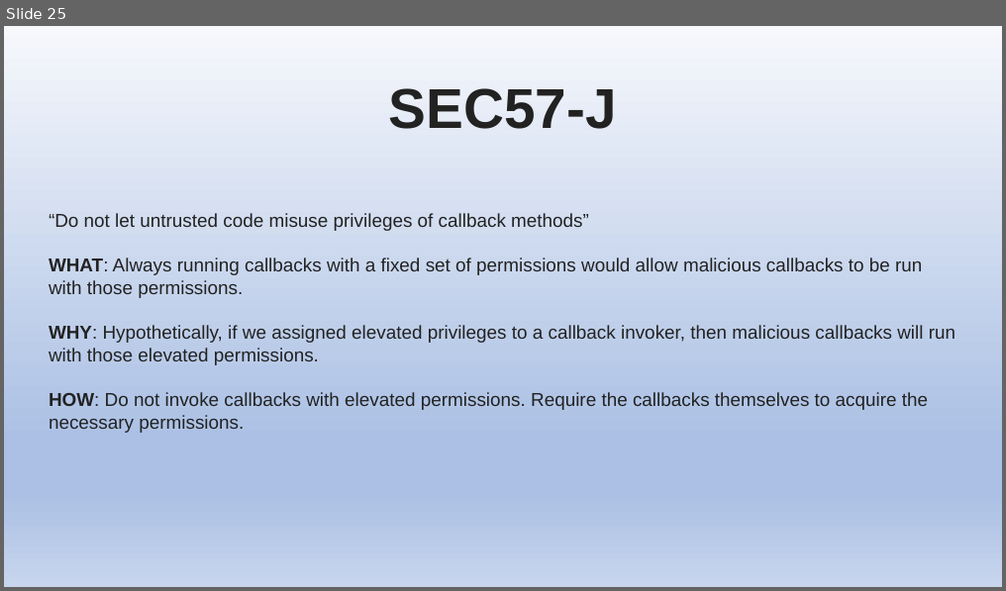
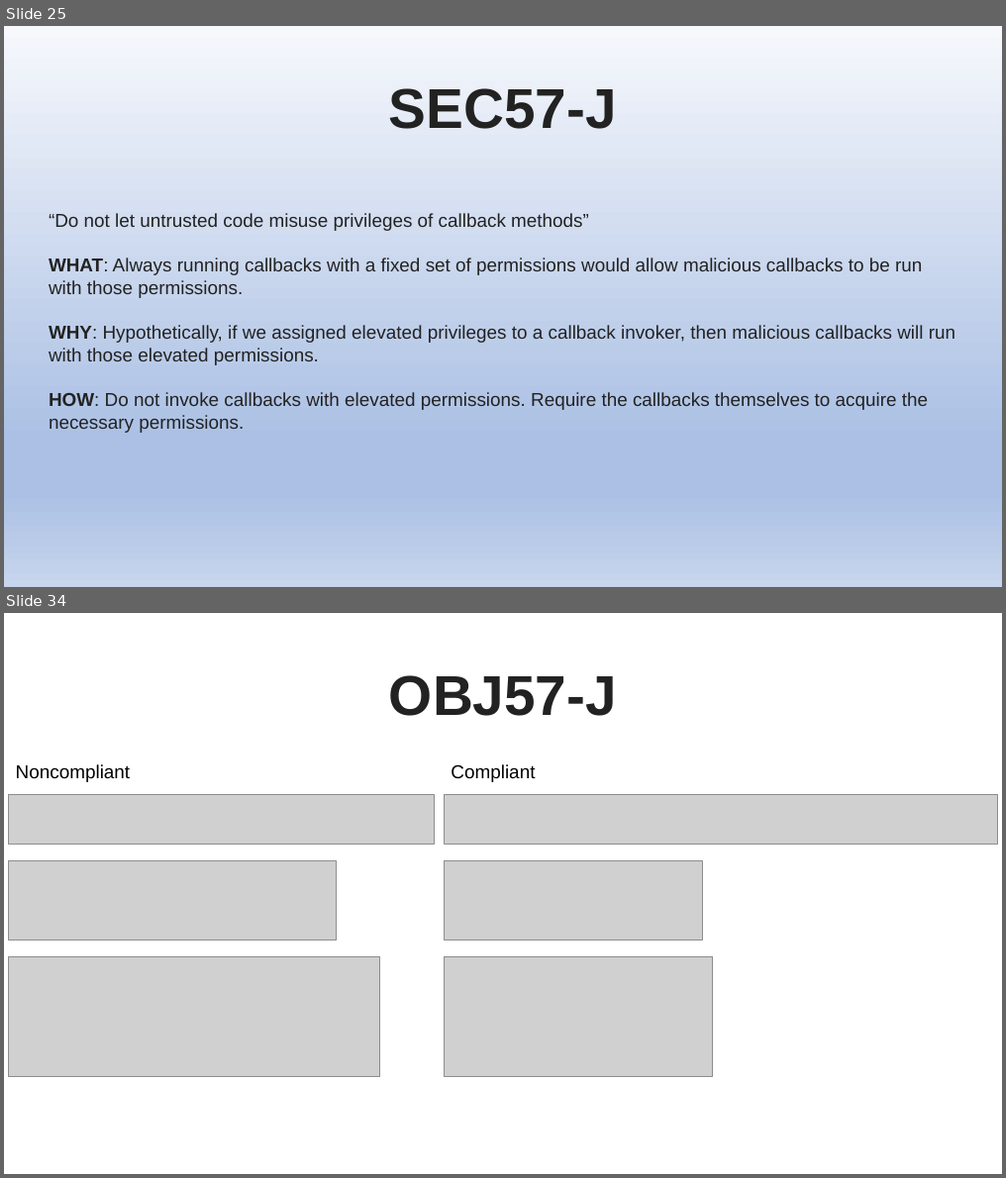
Before and after one commit to stevester94/CSC201_Project, a slide deck: Project2.pptx. Shown one above the other, each under a label of ours: slide 25 before the commit, slides 25 and 34 after it; the slides between them are not shown. The pictures are 1006x591 and 1006x1178 pixels, drawn with LibreOffice and Linux fonts; fonts in the diff are those of the drawing; grey boxes stand for pictures. Boxes give left, top, right and bottom in pixels: in the first picture for what was removed or moved away, otherwise in the second. Text is boxed around its words. In the diff, an @@ line names an element or a change of style, - is before the commit and + after.

```diff
--- a/Project2.pptx
+++ b/Project2.pptx
@@ slide 34 added at <box>4,613,1002,1174</box>, background #FFFFFF @@
@@ text added at <box>389,675,617,716</box>, 54 pt, text #222222, bold @@
+OBJ57-J
@@ text added at <box>16,764,130,782</box>, 18 pt, text #000000 @@
+Noncompliant
@@ text added at <box>450,764,535,782</box>, 18 pt, text #000000 @@
+Compliant
@@ picture added at <box>9,795,436,845</box> @@
@@ picture added at <box>445,795,997,845</box> @@
@@ picture added at <box>9,861,337,940</box> @@
@@ picture added at <box>445,861,703,940</box> @@
@@ picture added at <box>9,957,380,1076</box> @@
@@ picture added at <box>444,957,712,1076</box> @@
```
Also in this commit, not shown: 6 slides changed, 7 other slides added.
